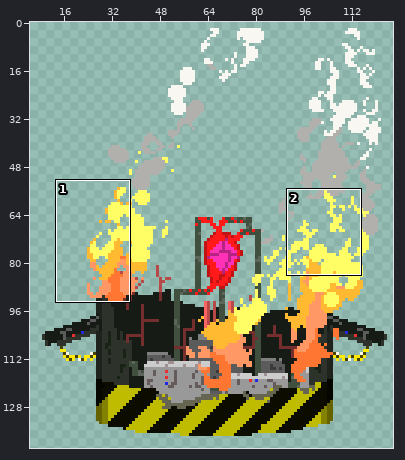
One commit to this sprite sheet: CasaDesDiamantes/sprites/sensoryTremblerBaseDestroyed_spr/42809c7b-2471-4269-95c2-6592bc5249f7.png. Above: a wide view before the commit, with the close-up outlined.
Close-up. The starting point:
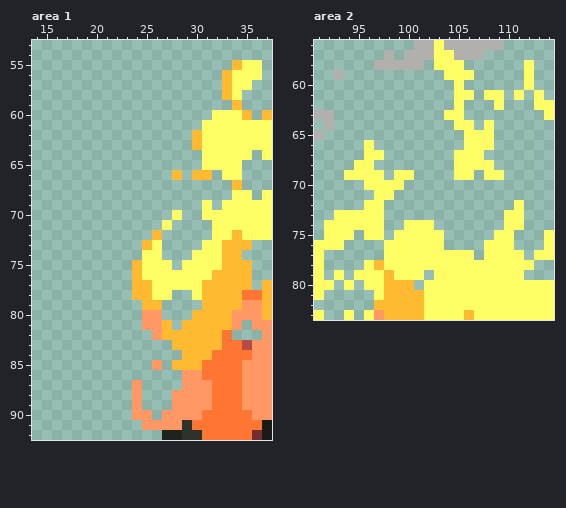
The file is 126x172 pixels. Colours within 5 levels of each other are drawn and written as one. Shown: area 1: x 14..37, y 53..92; area 2: x 91..114, y 56..83. The wide view leaves out empty margins. The commit also changed other parts of the picture, which this record leaves out.
Now the later version:
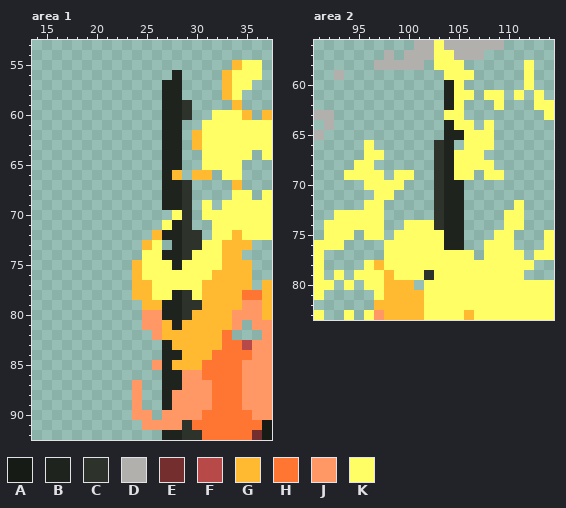
Palette (. is transparent): A #171b16  B #1e231d  C #2d332b  D #b2b0ad  E #752e2e  F #b74949  G #ffba31  H #ff7632  J #ff9865  K #ffff65
What changed:
Changed rows in their new state; - is an unchanged pixel.
Area 1:
first column x 27:
56 -B--
57 BB--
58 BB--
59 BBC-
60 BBC-
61 BB--
62 BB--
63 BB--
64 BB--
65 BB--
66 B---
67 BBC-
68 BBC-
69 BBC-
70 --C-
71 -BC-
72 BBCC
73 -BCC
74 BBC-
75 -B--
78 -BC-
79 BBCC
80 BBC-
81 -B--
83 B---
84 BB--
85 B---
86 BB--
87 BB--
88 B---
89 B---
Area 2:
first column x 102:
60 --B-
61 --B-
62 --B-
64 --B-
65 --BB
66 -CB-
67 -CB-
68 -CB-
69 -CB-
70 -CBB
71 -CBB
72 -CBB
73 -CBB
74 -CBB
75 --BB
76 --BB
79 C---
Where, in picture pixels (left, top, right, bottom), the same in both close-ups:
added: (162, 70, 202, 410)
added: (424, 80, 464, 280)
